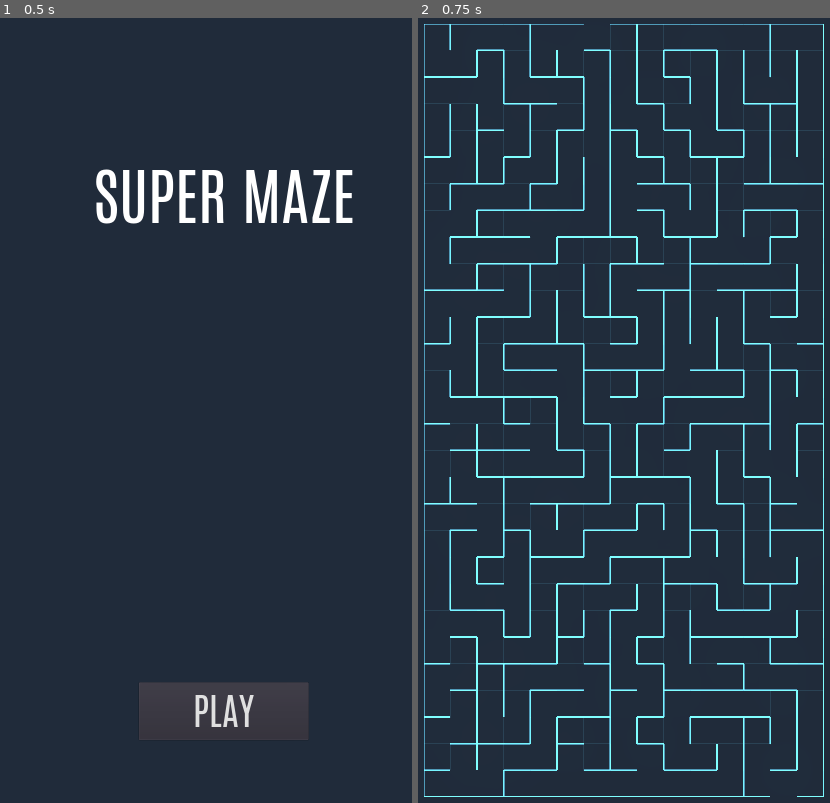
Above: before the commit, frames 1-2 (left to right).
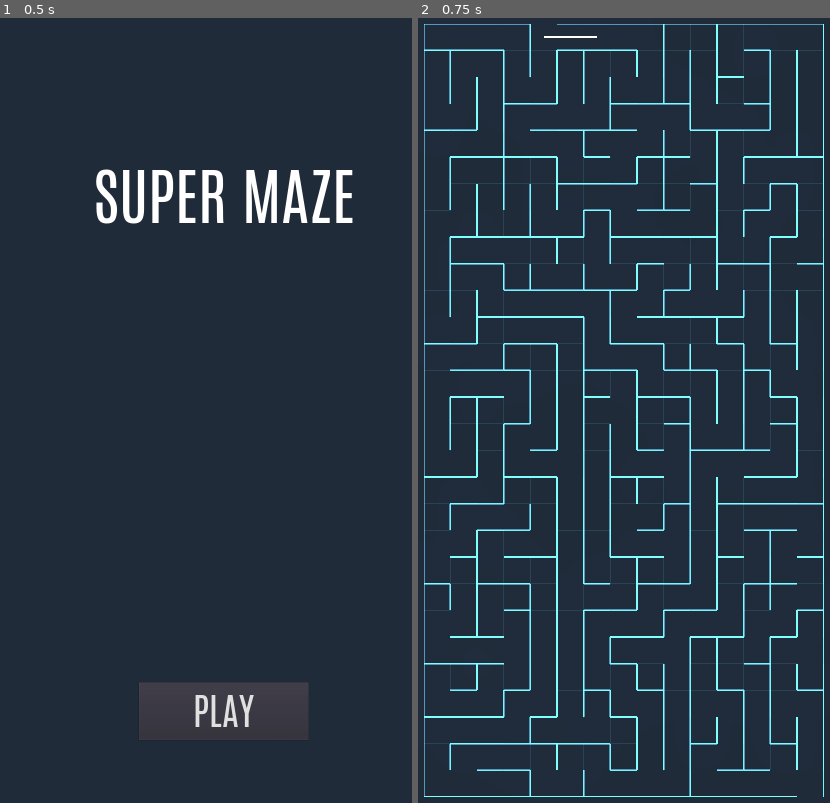
Above: after the commit, the same moments.

Repository: Ash-Kay/SuperMaze
Game: Godot game, scene res://Scene/MainMenu.tscn
Two runs of this game, one before a commit and one after it. Both use one fixed random seed, a clock stepped at 60 frames per second and the inputs below.
Inputs:
- Up to frame 1 (0.5 s): no input
- Up to frame 2 (0.75 s): click "PLAY" at 0.5 s

Frame 1 is identical in both runs. In frame 2, 7.2% of the frame differs, in the area x 1-99%, y 0-100%.

Commit message:
added Solved Path

Diff:
--- a/Scene/Main.tscn
+++ b/Scene/Main.tscn
@@ -47,7 +47,16 @@
 "_edit_lock_": true
 }
 
-[node name="Line2D" type="Line2D" parent="." index="2"]
+[node name="SolvedPath" type="Line2D" parent="." index="2"]
+
+points = PoolVector2Array(  )
+width = 5.0
+default_color = Color( 0.949951, 1, 0.359375, 1 )
+texture_mode = -11447983
+sharp_limit = 2.0
+round_precision = 8
+
+[node name="Line2D" type="Line2D" parent="." index="3"]
 
 points = PoolVector2Array(  )
 width = 5.0
@@ -56,11 +65,11 @@
 sharp_limit = 2.0
 round_precision = 8
 
-[node name="WorldEnvironment" type="WorldEnvironment" parent="." index="3"]
+[node name="WorldEnvironment" type="WorldEnvironment" parent="." index="4"]
 
 environment = ExtResource( 4 )
 
-[node name="BGMusic" type="AudioStreamPlayer" parent="." index="4"]
+[node name="BGMusic" type="AudioStreamPlayer" parent="." index="5"]
 
 stream = ExtResource( 5 )
 volume_db = 0.0
@@ -69,7 +78,7 @@
 mix_target = 0
 bus = "Master"
 
-[node name="Move" type="AudioStreamPlayer" parent="." index="5"]
+[node name="Move" type="AudioStreamPlayer" parent="." index="6"]
 
 stream = ExtResource( 6 )
 volume_db = -15.0
--- a/Script/Main.gd
+++ b/Script/Main.gd
@@ -33,6 +33,7 @@
 # get a reference to the map for convenience
 onready var Map = $TileMap
 onready var Line = $Line2D
+onready var SolveLine = $SolvedPath
 
 #+++++++++++++++++++++++++ READY AND PROCESS +++++++++++++++++++++++++
 
@@ -113,6 +114,46 @@
 	curr_touch_grid = start_point
 	Line.add_point(grid_to_pixel(curr_touch_grid))
 	line_points.append(curr_touch_grid)
+	dfs(start_point)
+
+#+++++++++++++++++++++++++ MAZE SOLVING +++++++++++++++++++
+
+func dfs(start):
+	var q = []
+	var tracker = {}
+	var curr
+	var unvisited = []
+	var reached = false
+	q.append(start)
+
+	for x in range(width):
+		for y in range(height):
+			unvisited.append(Vector2(x, y))
+
+	while q and !reached:
+		curr = q.front()
+		for n in cell_walls.keys():
+			if (curr + n) in unvisited and can_move(curr + n, curr):
+				q.append(curr + n)
+				tracker[curr + n] = curr
+				unvisited.erase(curr + n)
+				if curr+n == end_point:
+					reached = true
+		q.pop_front()
+
+	backtracker(tracker)
+
+func backtracker(dic):
+	var curr = dic[end_point]
+
+	while curr != start_point:
+		SolveLine.add_point(grid_to_pixel(curr))
+		curr = dic[curr]
+
+	print(SolveLine.get_point_count())
+	if SolveLine.get_point_count() < 200:
+		gen_maze_init()
+		SolveLine.set_points([])
 
 #+++++++++++++++++++++++++ HELPER +++++++++++++++++++++++++
 
